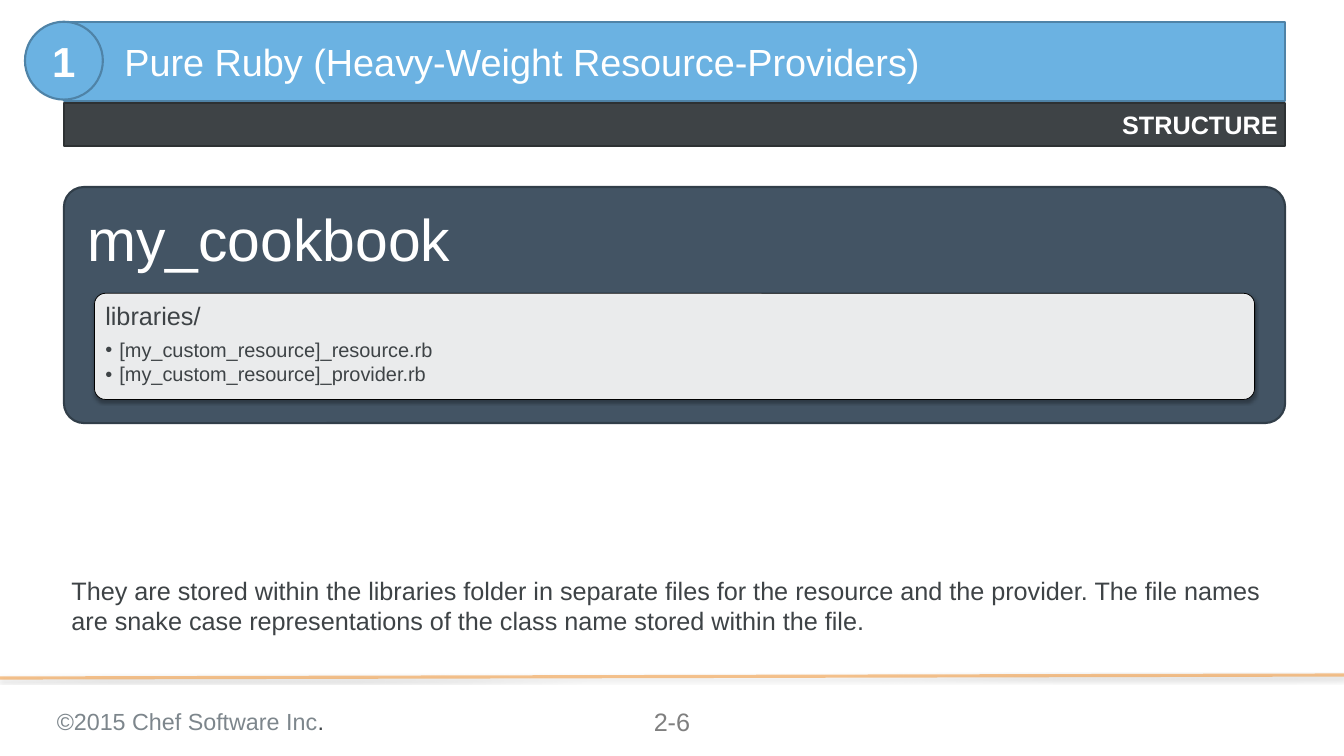
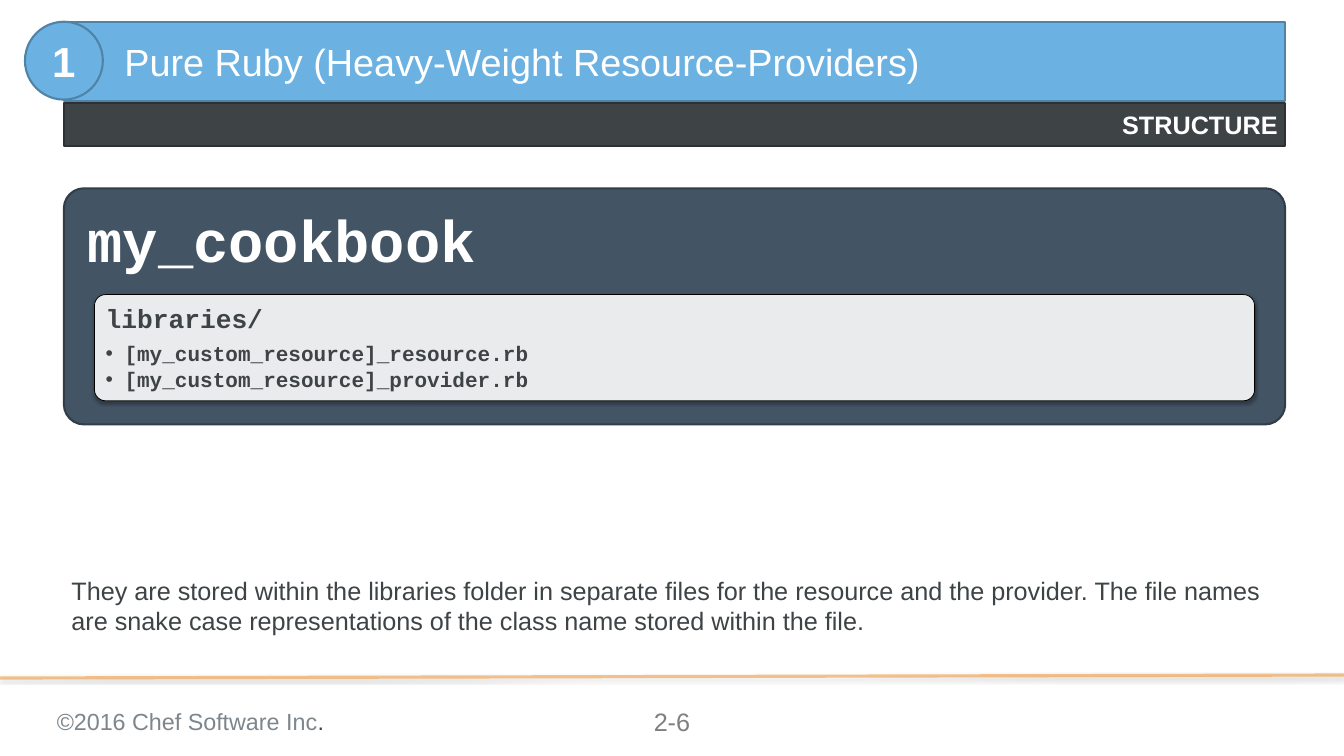
Before and after one commit to chef-training/extending_cookbooks, a slide deck: slide 6 of 02-approaches_to_extending_resources.pptx. Drawn at 1344x756 pixels with LibreOffice and Linux fonts; fonts in the diff are those of the drawing; background and template pictures are left out. Boxes give left, top, right and bottom in pixels: in the first picture for what was removed or moved away, otherwise in the second. Text is boxed around its words. In the diff, an @@ line names an element or a change of style, - is before the commit and + after.

```diff
--- a/02-approaches_to_extending_resources.pptx
+++ b/02-approaches_to_extending_resources.pptx
@@ text "my_cookbook" at (x1=87, y1=220, x2=475, y2=274): font Arial to Courier New, bold on @@
@@ text "libraries/" at (x1=106, y1=310, x2=529, y2=392): size 24 to 25 pt in "libraries/"; font Arial to Courier New, bold on; size 19 to 20 pt in "[my_custom_resource]_resource.rb", "[my_custom_resource]_provider.rb"; indent changed @@
@@ text at (x1=57, y1=713, x2=324, y2=730): text changed @@
-©2015 Chef Software Inc.
+©2016 Chef Software Inc.
```
Also in this commit, not shown: 23 other slides changed, 1 slide added.
